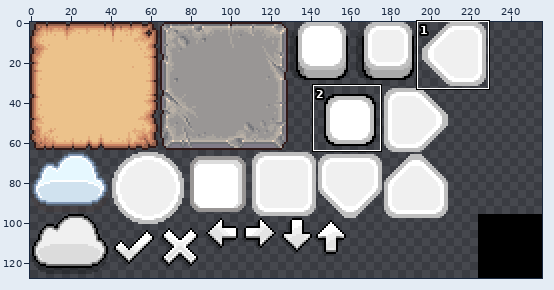
Sprite sheet: Assets/Flop/Sprite/Interface.png. The first picture is a wide view before the edit; the outline marks the close-up.
Close-up. First the earlier version:
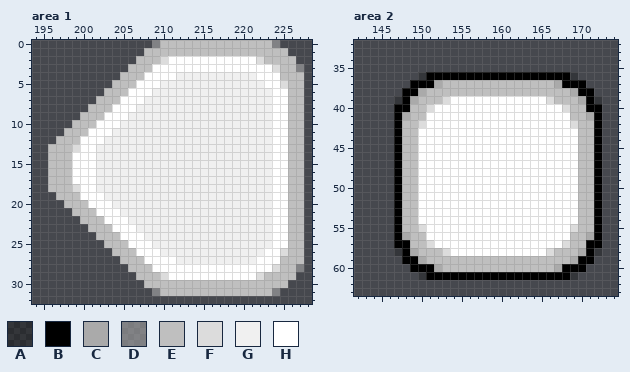
The file is 256x128 pixels. Colours within 5 levels of each other are drawn and written as one. Shown: area 1: x 194..228, y 0..32; area 2: x 142..174, y 32..63. The commit also changed other parts of the picture, which this record leaves out.
Palette (. is transparent): A #00000040  B #000000  C #aaaaaa  D #bdbdbd7f  E #bfbfbf  F #dcdcdc  G #f0f0f0  H #ffffff
Pixels before, area 1, first column x 196:
 0 .............DEEEEEEEEEEEEEED...
 1 ............EEEEEEEEEEEEEEEEEE..
 2 ...........EEEFHHHHHHHHHHHFEEEE.
 3 ..........EEEHHHHHHHHHHHHHHHFEED
 4 .........EEEHHHHGGGGGGGGGGHHHEEE
 5 ........EEEHHHGGGGGGGGGGGGGHHFEE
 6 .......EEEHHHGGGGGGGGGGGGGGGHHEE
 7 ......EEEHHHGGGGGGGGGGGGGGGGHHEE
 8 .....EEEHHHGGGGGGGGGGGGGGGGGHHEE
 9 ....EEEHHHGGGGGGGGGGGGGGGGGGHHEE
10 ...EEEHHHGGGGGGGGGGGGGGGGGGGHHEE
11 ..EEEHHHGGGGGGGGGGGGGGGGGGGGHHEE
12 .EEEHHHGGGGGGGGGGGGGGGGGGGGGHHEE
13 EEEFHHGGGGGGGGGGGGGGGGGGGGGGHHEE
14 EEEHHHGGGGGGGGGGGGGGGGGGGGGGHHEE
15 EEEHHHGGGGGGGGGGGGGGGGGGGGGGHHEE
16 EEEHHHGGGGGGGGGGGGGGGGGGGGGGHHEE
17 EEEHHHGGGGGGGGGGGGGGGGGGGGGGHHEE
18 EEEFHHGGGGGGGGGGGGGGGGGGGGGGHHEE
19 .EEEHHHGGGGGGGGGGGGGGGGGGGGGHHEE
20 ..EEEHHHGGGGGGGGGGGGGGGGGGGGHHEE
21 ...EEEHHHGGGGGGGGGGGGGGGGGGGHHEE
22 ....EEEHHHGGGGGGGGGGGGGGGGGGHHEE
23 .....EEEHHHGGGGGGGGGGGGGGGGGHHEE
24 ......EEEHHHGGGGGGGGGGGGGGGGHHEE
25 .......EEEHHHGGGGGGGGGGGGGGGHHEE
26 ........EEEHHHGGGGGGGGGGGGGHHFEE
27 .........EEEHHHHGGGGGGGGGGHHHEEE
28 ..........EEEHHHHHHHHHHHHHHHFEED
29 ...........EEEFHHHHHHHHHHHFEEEE.
30 ............EEEEEEEEEEEEEEEEEE..
31 .............DEEEEEEEEEEEEEED...
Pixels before, area 2, first column x 147:
36 ...ABBBBBBBBBBBBBBBBBBA...
37 ..BBBCEEEEEEEEEEEEEECBBB..
38 .BBCEEEEEEEEEEEEEEEEEECBB.
39 ABCEEEFHHHHHHHHHHHHFEEECBA
40 BBEEFHHHHHHHHHHHHHHHHFEEBB
41 BCEEHHHHHHHHHHHHHHHHHHEECB
42 BEEFHHHHHHHHHHHHHHHHHHFEEB
43 BEEHHHHHHHHHHHHHHHHHHHHEEB
44 BEEHHHHHHHHHHHHHHHHHHHHEEB
45 BEEHHHHHHHHHHHHHHHHHHHHEEB
46 BEEHHHHHHHHHHHHHHHHHHHHEEB
47 BEEHHHHHHHHHHHHHHHHHHHHEEB
48 BEEHHHHHHHHHHHHHHHHHHHHEEB
49 BEEHHHHHHHHHHHHHHHHHHHHEEB
50 BEEHHHHHHHHHHHHHHHHHHHHEEB
51 BEEHHHHHHHHHHHHHHHHHHHHEEB
52 BEEHHHHHHHHHHHHHHHHHHHHEEB
53 BEEHHHHHHHHHHHHHHHHHHHHEEB
54 BEEHHHHHHHHHHHHHHHHHHHHEEB
55 BEEFHHHHHHHHHHHHHHHHHHFEEB
56 BCEEHHHHHHHHHHHHHHHHHHEECB
57 BBEEFHHHHHHHHHHHHHHHHFEEBB
58 ABCEEEFHHHHHHHHHHHHFEEECBA
59 .BBCEEEEEEEEEEEEEEEEEECBB.
60 ..BBBCEEEEEEEEEEEEEECBBB..
61 ...ABBBBBBBBBBBBBBBBBBA...
Once edited:
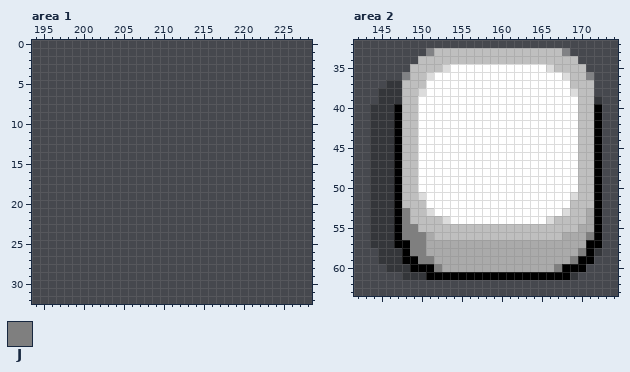
Colours new in this view: J #7f7f7f
Difference:
Changed rows in their new state; - is an unchanged pixel.
Area 1:
first column x 196:
 0 -------------................---
 1 ------------..................--
 2 -----------....................-
 3 ----------......................
 4 ---------.......................
 5 --------........................
 6 -------.........................
 7 ------..........................
 8 -----...........................
 9 ----............................
10 ---.............................
11 --..............................
12 -...............................
13 ................................
14 ................................
15 ................................
16 ................................
17 ................................
18 ................................
19 -...............................
20 --..............................
21 ---.............................
22 ----............................
23 -----...........................
24 ------..........................
25 -------.........................
26 --------........................
27 ---------.......................
28 ----------......................
29 -----------....................-
30 ------------..................--
31 -------------................---
Area 2:
first column x 144:
33 -------DEEEEEEEEEEEEEEEED---
34 ------EEEEEEEEEEEEEEEEEEEE--
35 -----EEEEFHHHHHHHHHHHHFEEEE-
36 ----DEEFHHHHHHHHHHHHHHHHFEED
37 --AAEEEHHHHHHHHHHHHHHHHHHEEE
38 -AAAEEFHHHHHHHHHHHHHHHHHHFEE
39 -AA-EEHHHH------------HHHHEE
40 AAA-E-HH----------------HH-E
41 AAA-E-H------------------H-E
42 AAA---H------------------H--
43 AAA-------------------------
44 AAA-------------------------
45 AAA-------------------------
46 AAA-------------------------
47 AAA-------------------------
48 AAA-------------------------
49 AAA-------------------------
50 AAA-------------------------
51 AAA---F------------------F--
52 AAA---E------------------E--
53 AAA-J-EF----------------FE-C
54 AAA-J-EEEF------------FEEE-C
55 AAA-JJEEEEEEEEEEEEEEEEEEEECC
56 AAA-JJJCEEEEEEEEEEEEEEEECCCJ
57 AAA--JJCCCCCCCCCCCCCCCCCCCC-
58 -AA--JJCCCCCCCCCCCCCCCCCCCJ-
59 -AAA--JJCCCCCCCCCCCCCCCCCJ--
60 --AAA---JCCCCCCCCCCCCCCJ----
61 ----AA----------------------
Pixel boxes of the changes (left, top, right, bottom) in both close-ups:
erased: (48, 40, 304, 296)
changed: (370, 48, 594, 280)
